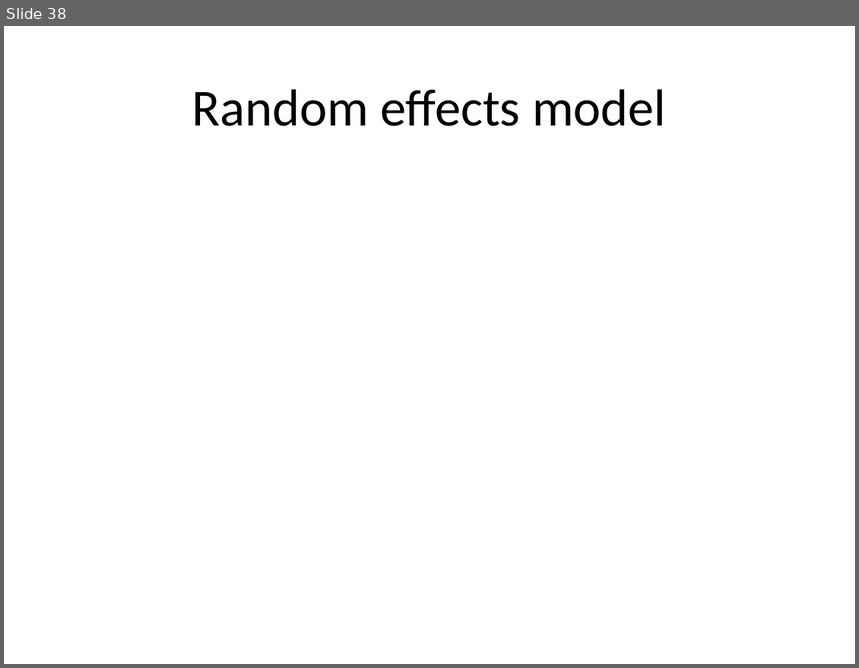
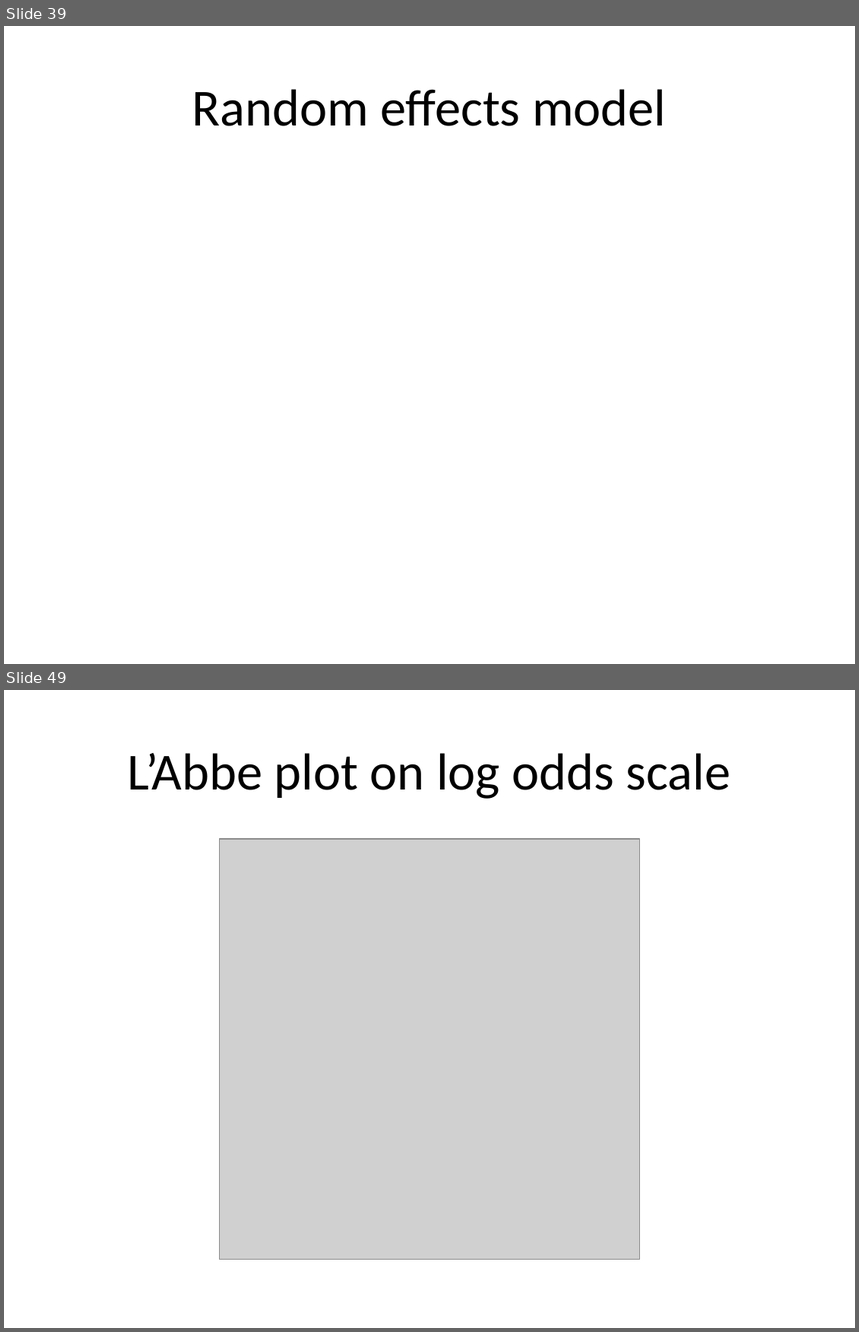
Before and after one commit to pmean/introduction-meta-analysis, a slide deck: src/intro.pptx. Shown one above the other, each under a label of ours: slide 38 before the commit, slides 39 and 49 after it; the slides between them are not shown. The pictures are 859x668 and 859x1332 pixels, drawn with LibreOffice and Linux fonts; fonts in the diff are those of the drawing; grey boxes stand for pictures. Boxes give left, top, right and bottom in pixels: in the first picture for what was removed or moved away, otherwise in the second. Text is boxed around its words. In the diff, an @@ line names an element or a change of style, - is before the commit and + after.

```diff
--- a/src/intro.pptx
+++ b/src/intro.pptx
@@ slide 49 added at box(4, 690, 855, 1328), background #FFFFFF @@
@@ title added at box(127, 753, 731, 799), 44 pt, text #000000 @@
+L’Abbe plot on log odds scale
@@ picture added at box(219, 839, 640, 1259) @@
@@ what was slide 38 is now slide 39 @@
```
Also in this commit, not shown: 7 slides changed, 13 other slides added, 2 slides removed, 8 other files.
